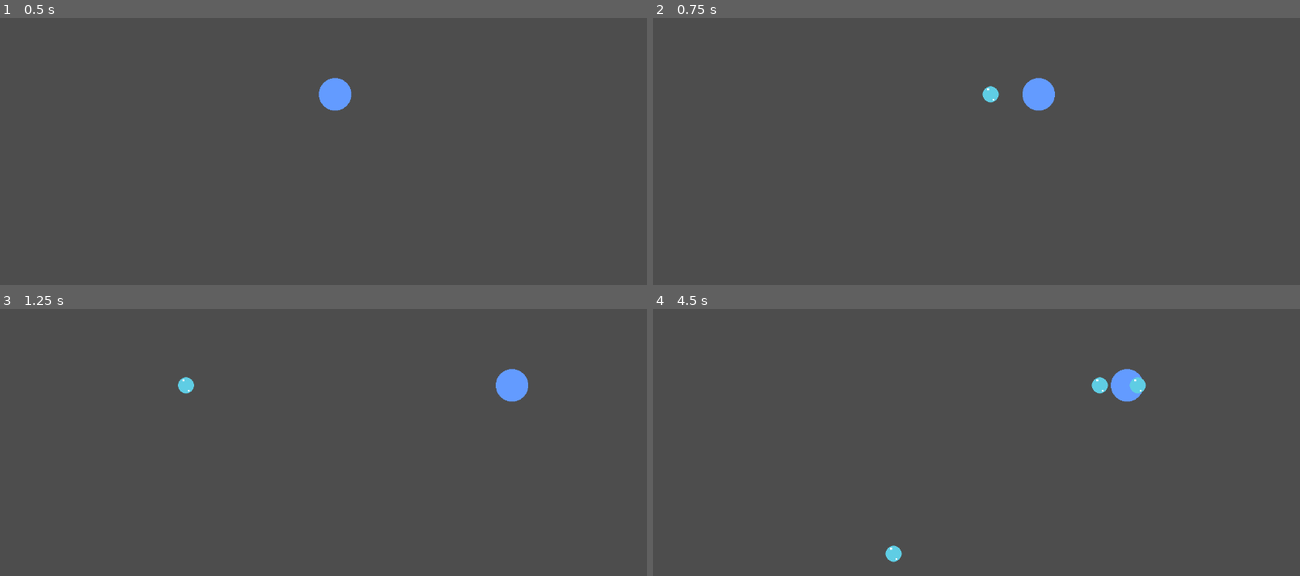
Above: before the commit, frames 1-4 (two rows, left to right).
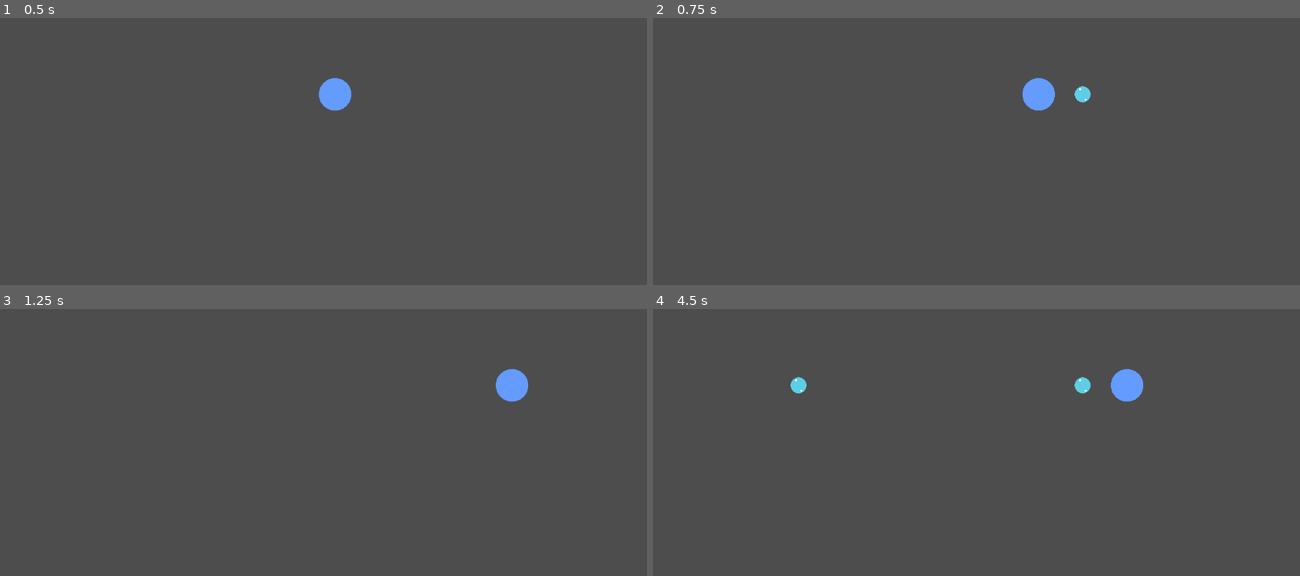
Above: after the commit, the same moments.

Repository: Fr33yr/GGJ-2025-Bolle
Game: Godot game, scene res://scenes/main.tscn
Same seed, same stepped clock (60 frames per second), same inputs: the game is played once before the commit and once after it.
Inputs (mouse positions are in pixels of both pictures, inside the frame that each line leads up to):
- Up to frame 1 (0.5 s): no input
- Up to frame 2 (0.75 s): tap Enter at 0.5 s; move the mouse to (1118, 84) at 0.52 s; hold Right (move_right) from 0.53 s (still down); click (1118, 84) at 0.6 s
- Up to frame 3 (1.25 s): keep holding Right (move_right)
- Up to frame 4 (4.5 s): move the mouse to (847, 413) at 1.27 s; release Right (move_right) at 1.28 s; hold Down (move_down) 1.28-2.03 s; click (847, 413) at 1.35 s; move the mouse to (1041, 314) at 2.02 s; hold Right (move_right) 2.03-2.78 s; click (1041, 314) at 2.1 s; move the mouse to (944, 466) at 2.77 s; hold Up (move_up) 2.78-3.53 s; click (944, 466) at 2.85 s; move the mouse to (1170, 447) at 3.52 s; hold Left (move_left) from 3.53 s (still down); click (1170, 447) at 3.6 s; move the mouse to (782, 338) at 4.27 s; click (782, 338) at 4.35 s

Frame 1 is identical in both runs. In frame 2, 0.2% of the frame differs, in the area x 50-68%, y 25-32%; in frame 3, 0.1%; in frame 4, 0.6%, in the area x 21-77%, y 25-95%.

Commit message:
shooting player drag removed

Diff:
--- a/scenes/player.tscn
+++ b/scenes/player.tscn
@@ -19,6 +19,4 @@
 [node name="Muzzle" type="Marker2D" parent="."]
 modulate = Color(0.707331, 0.198488, 0.065321, 1)
 self_modulate = Color(0.804666, 0.366038, 0.399147, 1)
-position = Vector2(33, 0)
-rotation = 0.287649
 script = ExtResource("3_0xgp6")
--- a/scripts/bubble.gd
+++ b/scripts/bubble.gd
@@ -1,14 +1,18 @@
 extends Area2D
 
-@export var speed = 600
-var muzzle: Marker2D
+@onready var player = $"../../Player"
+
+@export var speed = 1250
+var velocity: Vector2
+var direction: Vector2
 
 func _ready():
-	pass
+	direction = player.aim_direction
 
 func _physics_process(delta):
-	var velocity = Vector2(-speed, 0) * delta
-	global_position += velocity
+	print(direction)
+	velocity = direction * speed
+	position += velocity * delta
 
 func _on_visible_on_screen_notifier_2d_screen_exited():
 	queue_free()
--- a/scripts/player.gd
+++ b/scripts/player.gd
@@ -9,6 +9,7 @@
 @export var move_speed : float = 500
 @export var friction : float = 1000
 var character_direction : Vector2
+var aim_direction = Vector2(-1,0)
 
 var bubble_scene = preload("res://scenes/bubble.tscn")
 
@@ -19,14 +20,18 @@
 func _physics_process(delta):
 	character_direction.x = Input.get_axis("move_left", "move_right")
 	character_direction.y = Input.get_axis("move_up", "move_down")
+	character_direction = character_direction.normalized()
 
-	if character_direction.x > 0: sprite_2d.flip_h = false
-	elif character_direction.x < 0: sprite_2d.flip_h = true
+	if character_direction.x > 0:
+		sprite_2d.flip_h = false
+	elif character_direction.x < 0:
+		sprite_2d.flip_h = true
 
 	if character_direction != Vector2.ZERO:
 		velocity = character_direction.normalized() * move_speed
+		aim_direction = character_direction
 	else:
-		velocity = velocity.move_toward(Vector2.ZERO, friction * delta)
+		velocity = velocity.move_toward(Vector2.ZERO, friction * delta) * Vector2.ZERO
 
 	move_and_slide()
 
